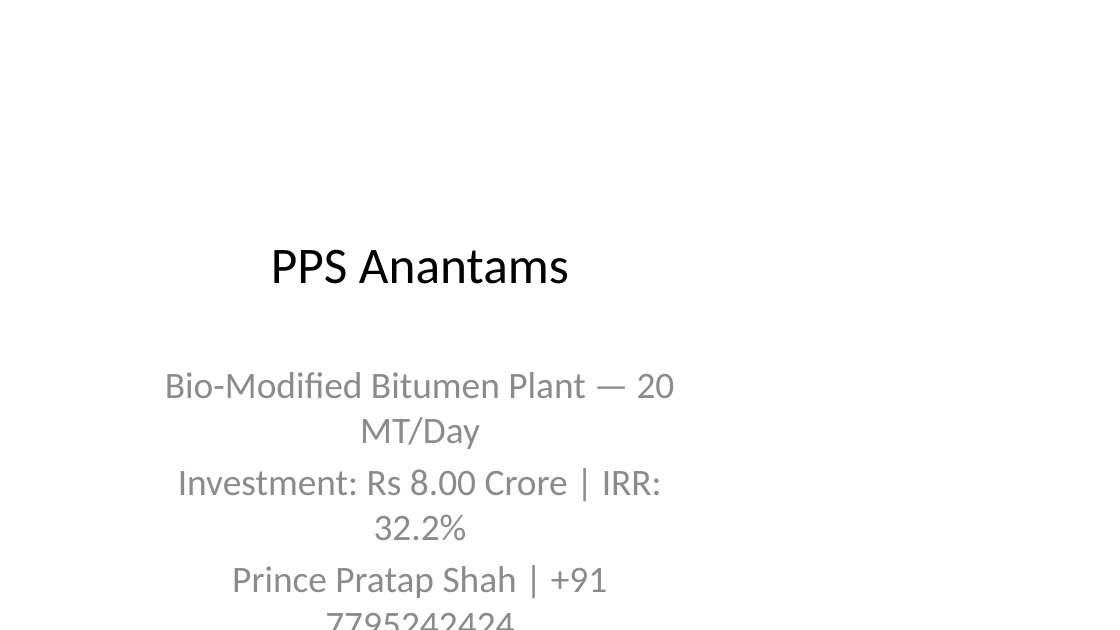
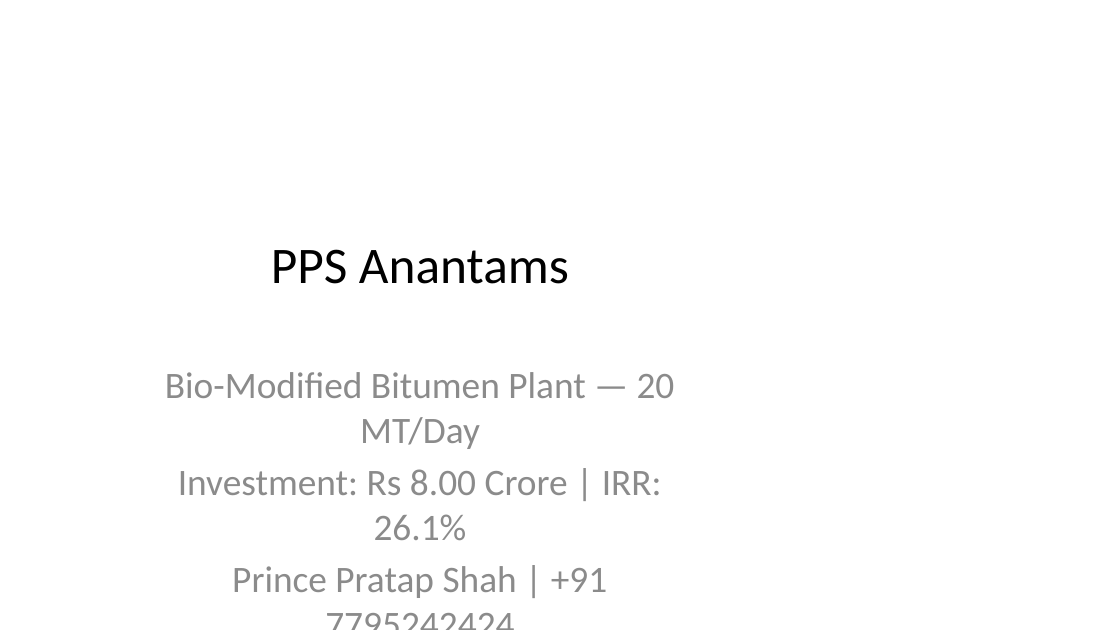
Before and after one commit to pacpltradingdesk-dotcom/bio-bitumen-consultant-portal, a slide deck: slide 1 of data/auto_synced/Investor_Pitch_20MT_Uttar_Pradesh.pptx. Drawn at 1120x630 pixels with LibreOffice and Linux fonts; fonts in the diff are those of the drawing. Boxes give left, top, right and bottom in pixels: in the first picture for what was removed or moved away, otherwise in the second. Text is boxed around its words. In the diff, an @@ line names an element or a change of style, - is before the commit and + after.

```diff
--- a/data/auto_synced/Investor_Pitch_20MT_Uttar_Pradesh.pptx
+++ b/data/auto_synced/Investor_Pitch_20MT_Uttar_Pradesh.pptx
@@ subtitle at [178,469,662,540]: text changed @@
-Investment: Rs 8.00 Crore | IRR: 32.2%
+Investment: Rs 8.00 Crore | IRR: 26.1%
```
Also in this commit, not shown: 3 other slides changed, 17 other files.
